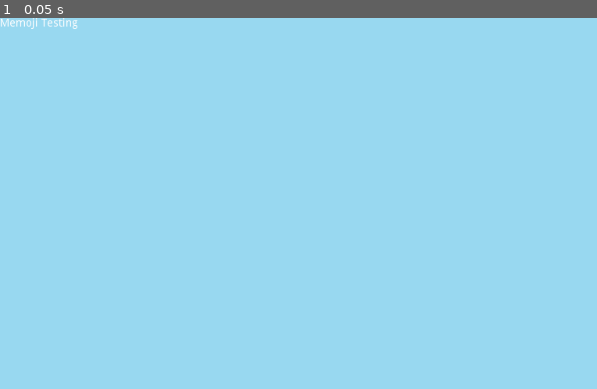
Above: before the commit, frame 1.
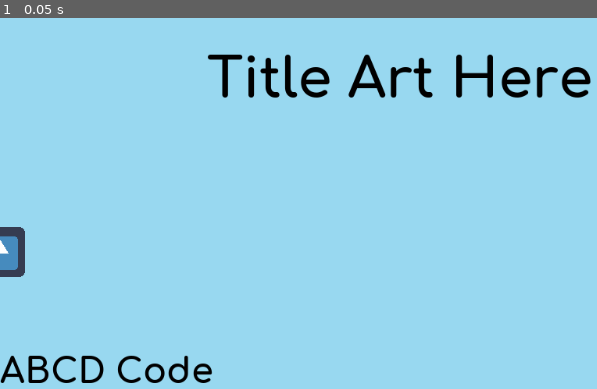
Above: after the commit, the same moment.

Repository: jmpoholarz/Memoji
Game: Godot game, scene res://LobbyDisplays/LobbyScreen.tscn
Same seed, same stepped clock (60 frames per second), same inputs: the game is played once before the commit and once after it. The project has no main scene, so this scene is started directly. The engine's default icon, where the game draws it, is replaced by a stand-in: a white triangle on a blue panel in a dark square.
Inputs:
- Up to frame 1 (0.05 s): no input

The runs differ from the first frame. In frame 1, 4.0% of the frame differs, in the area x 0-99%, y 0-99%.

Commit message:
more stuff

Diff:
--- a/MemojiHost/LobbyDisplays/LobbyScreen.tscn
+++ b/MemojiHost/LobbyDisplays/LobbyScreen.tscn
@@ -1,4 +1,28 @@
-[gd_scene format=2]
+[gd_scene load_steps=6 format=2]
+
+[ext_resource path="res://icon.png" type="Texture" id=1]
+[ext_resource path="res://Assets/font/Comfortaa-Bold.ttf" type="DynamicFontData" id=2]
+
+[sub_resource type="DynamicFontData" id=1]
+
+hinting = 2
+font_path = "res://Assets/font/Comfortaa-Bold.ttf"
+
+[sub_resource type="DynamicFont" id=2]
+
+size = 70
+use_mipmaps = false
+use_filter = false
+font_data = SubResource( 1 )
+_sections_unfolded = [ "Font", "Font/fallback", "Settings" ]
+
+[sub_resource type="DynamicFont" id=3]
+
+size = 45
+use_mipmaps = false
+use_filter = false
+font_data = ExtResource( 2 )
+_sections_unfolded = [ "Font", "Settings" ]
 
 [node name="LobbyScreen" type="Node2D" index="0"]
 
@@ -27,7 +51,7 @@
 color = Color( 0.597173, 0.847398, 0.945312, 1 )
 _sections_unfolded = [ "Rect", "Visibility" ]
 
-[node name="CanvasLayer" type="CanvasLayer" parent="." index="1"]
+[node name="Foreground" type="CanvasLayer" parent="." index="1"]
 
 layer = 1
 offset = Vector2( 0, 0 )
@@ -35,53 +59,107 @@
 scale = Vector2( 1, 1 )
 transform = Transform2D( 1, 0, 0, 1, 0, 0 )
 
-[node name="Title" type="Label" parent="CanvasLayer" index="0"]
-
-anchor_left = 0.0
-anchor_top = 0.0
-anchor_right = 0.0
-anchor_bottom = 0.0
-margin_right = 99.0
-margin_bottom = 31.0
+[node name="CenterContainer" type="CenterContainer" parent="Foreground" index="0"]
+
+anchor_left = 0.0
+anchor_top = 0.0
+anchor_right = 0.0
+anchor_bottom = 0.0
+margin_top = 30.0
+margin_right = 1024.0
+margin_bottom = 130.0
+rect_pivot_offset = Vector2( 0, 0 )
+rect_clip_content = false
+mouse_filter = 0
+mouse_default_cursor_shape = 0
+size_flags_horizontal = 1
+size_flags_vertical = 1
+use_top_left = false
+_sections_unfolded = [ "Rect" ]
+
+[node name="Title" type="Label" parent="Foreground/CenterContainer" index="0"]
+
+anchor_left = 0.0
+anchor_top = 0.0
+anchor_right = 0.0
+anchor_bottom = 0.0
+margin_left = 265.0
+margin_top = 10.0
+margin_right = 758.0
+margin_bottom = 89.0
 rect_pivot_offset = Vector2( 0, 0 )
 rect_clip_content = false
 mouse_filter = 2
 mouse_default_cursor_shape = 0
 size_flags_horizontal = 1
 size_flags_vertical = 4
-text = "Memoji Testing"
+custom_fonts/font = SubResource( 2 )
+custom_colors/font_color = Color( 0, 0, 0, 1 )
+text = "Title Art Here"
 percent_visible = 1.0
 lines_skipped = 0
 max_lines_visible = -1
-_sections_unfolded = [ "Rect", "custom_fonts" ]
-
-[node name="Statuses" type="VBoxContainer" parent="CanvasLayer" index="1"]
-
-anchor_left = 0.0
-anchor_top = 0.0
-anchor_right = 0.0
-anchor_bottom = 0.0
-margin_left = 100.0
+_sections_unfolded = [ "Mouse", "Rect", "custom_constants", "custom_fonts" ]
+
+[node name="StartButton" type="Node2D" parent="Foreground" index="1"]
+
+[node name="Content" type="VBoxContainer" parent="Foreground" index="2"]
+
+anchor_left = 0.0
+anchor_top = 0.0
+anchor_right = 0.0
+anchor_bottom = 0.0
 margin_top = 300.0
-margin_right = 924.0
+margin_right = 1024.0
 margin_bottom = 424.0
-rect_pivot_offset = Vector2( 0, 0 )
-rect_clip_content = false
-mouse_filter = 1
-mouse_default_cursor_shape = 0
-size_flags_horizontal = 1
-size_flags_vertical = 1
-alignment = 0
-_sections_unfolded = [ "Rect" ]
-
-[node name="PlayerStatus" type="HBoxContainer" parent="CanvasLayer/Statuses" index="0"]
-
-editor/display_folded = true
-anchor_left = 0.0
-anchor_top = 0.0
-anchor_right = 0.0
-anchor_bottom = 0.0
-margin_right = 824.0
+rect_min_size = Vector2( 1024, 0 )
+rect_pivot_offset = Vector2( 0, 0 )
+rect_clip_content = false
+mouse_filter = 1
+mouse_default_cursor_shape = 0
+size_flags_horizontal = 1
+size_flags_vertical = 1
+alignment = 0
+_sections_unfolded = [ "Rect" ]
+
+[node name="TopLine" type="HBoxContainer" parent="Foreground/Content" index="0"]
+
+anchor_left = 0.0
+anchor_top = 0.0
+anchor_right = 0.0
+anchor_bottom = 0.0
+margin_right = 1024.0
+margin_bottom = 124.0
+rect_pivot_offset = Vector2( 0, 0 )
+rect_clip_content = false
+mouse_filter = 1
+mouse_default_cursor_shape = 0
+size_flags_horizontal = 1
+size_flags_vertical = 1
+alignment = 0
+
+[node name="Statuses" type="VBoxContainer" parent="Foreground/Content/TopLine" index="0"]
+
+anchor_left = 0.0
+anchor_top = 0.0
+anchor_right = 0.0
+anchor_bottom = 0.0
+margin_bottom = 124.0
+rect_pivot_offset = Vector2( 0, 0 )
+rect_clip_content = false
+mouse_filter = 1
+mouse_default_cursor_shape = 0
+size_flags_horizontal = 1
+size_flags_vertical = 1
+alignment = 0
+_sections_unfolded = [ "Rect" ]
+
+[node name="PlayerStatus" type="HBoxContainer" parent="Foreground/Content/TopLine/Statuses" index="0"]
+
+anchor_left = 0.0
+anchor_top = 0.0
+anchor_right = 0.0
+anchor_bottom = 0.0
 margin_bottom = 60.0
 rect_min_size = Vector2( 0, 60 )
 rect_pivot_offset = Vector2( 0, 0 )
@@ -93,7 +171,7 @@
 alignment = 0
 _sections_unfolded = [ "Rect" ]
 
-[node name="P1" type="VBoxContainer" parent="CanvasLayer/Statuses/PlayerStatus" index="0"]
+[node name="P1" type="VBoxContainer" parent="Foreground/Content/TopLine/Statuses/PlayerStatus" index="0"]
 
 anchor_left = 0.0
 anchor_top = 0.0
@@ -108,15 +186,36 @@
 size_flags_vertical = 1
 alignment = 0
 
-[node name="Avatar" type="Sprite" parent="CanvasLayer/Statuses/PlayerStatus/P1" index="0"]
-
-[node name="Name" type="Label" parent="CanvasLayer/Statuses/PlayerStatus/P1" index="1"]
-
-anchor_left = 0.0
-anchor_top = 0.0
-anchor_right = 0.0
-anchor_bottom = 0.0
-margin_bottom = 14.0
+[node name="TextureRect" type="TextureRect" parent="Foreground/Content/TopLine/Statuses/PlayerStatus/P1" index="0"]
+
+anchor_left = 0.0
+anchor_top = 0.0
+anchor_right = 0.0
+anchor_bottom = 0.0
+margin_right = 40.0
+margin_bottom = 40.0
+rect_pivot_offset = Vector2( 0, 0 )
+rect_clip_content = false
+mouse_filter = 1
+mouse_default_cursor_shape = 0
+size_flags_horizontal = 1
+size_flags_vertical = 1
+stretch_mode = 0
+_sections_unfolded = [ "Rect" ]
+
+[node name="Avatar" type="Sprite" parent="Foreground/Content/TopLine/Statuses/PlayerStatus/P1/TextureRect" index="0"]
+
+texture = ExtResource( 1 )
+_sections_unfolded = [ "Offset", "Region" ]
+
+[node name="Name" type="Label" parent="Foreground/Content/TopLine/Statuses/PlayerStatus/P1" index="1"]
+
+anchor_left = 0.0
+anchor_top = 0.0
+anchor_right = 0.0
+anchor_bottom = 0.0
+margin_top = 4.0
+margin_bottom = 18.0
 rect_pivot_offset = Vector2( 0, 0 )
 rect_clip_content = false
 mouse_filter = 2
@@ -127,97 +226,59 @@
 lines_skipped = 0
 max_lines_visible = -1
 
-[node name="P2" type="VBoxContainer" parent="CanvasLayer/Statuses/PlayerStatus" index="1"]
-
-anchor_left = 0.0
-anchor_top = 0.0
-anchor_right = 0.0
-anchor_bottom = 0.0
-margin_left = 4.0
-margin_right = 4.0
-margin_bottom = 60.0
-rect_pivot_offset = Vector2( 0, 0 )
-rect_clip_content = false
-mouse_filter = 1
-mouse_default_cursor_shape = 0
-size_flags_horizontal = 1
-size_flags_vertical = 1
-alignment = 0
-
-[node name="Avatar" type="Sprite" parent="CanvasLayer/Statuses/PlayerStatus/P2" index="0"]
-
-[node name="Name" type="Label" parent="CanvasLayer/Statuses/PlayerStatus/P2" index="1"]
-
-anchor_left = 0.0
-anchor_top = 0.0
-anchor_right = 0.0
-anchor_bottom = 0.0
-margin_bottom = 14.0
+[node name="AudienceStatus" type="HBoxContainer" parent="Foreground/Content/TopLine/Statuses" index="1"]
+
+anchor_left = 0.0
+anchor_top = 0.0
+anchor_right = 0.0
+anchor_bottom = 0.0
+margin_top = 64.0
+margin_bottom = 124.0
+rect_min_size = Vector2( 0, 60 )
+rect_pivot_offset = Vector2( 0, 0 )
+rect_clip_content = false
+mouse_filter = 1
+mouse_default_cursor_shape = 0
+size_flags_horizontal = 1
+size_flags_vertical = 1
+alignment = 0
+_sections_unfolded = [ "Margin", "Rect" ]
+
+[node name="BottomLine" type="HBoxContainer" parent="Foreground/Content" index="1"]
+
+anchor_left = 0.0
+anchor_top = 0.0
+anchor_right = 0.0
+anchor_bottom = 0.0
+margin_top = 128.0
+margin_right = 1024.0
+margin_bottom = 179.0
+rect_pivot_offset = Vector2( 0, 0 )
+rect_clip_content = false
+mouse_filter = 1
+mouse_default_cursor_shape = 0
+size_flags_horizontal = 1
+size_flags_vertical = 1
+alignment = 0
+
+[node name="ABCDcode" type="Label" parent="Foreground/Content/BottomLine" index="0"]
+
+anchor_left = 0.0
+anchor_top = 0.0
+anchor_right = 0.0
+anchor_bottom = 0.0
+margin_right = 273.0
+margin_bottom = 51.0
 rect_pivot_offset = Vector2( 0, 0 )
 rect_clip_content = false
 mouse_filter = 2
 mouse_default_cursor_shape = 0
 size_flags_horizontal = 1
 size_flags_vertical = 4
+custom_fonts/font = SubResource( 3 )
+custom_colors/font_color = Color( 0, 0, 0, 1 )
+text = "ABCD Code"
 percent_visible = 1.0
 lines_skipped = 0
 max_lines_visible = -1
-
-[node name="P3" type="VBoxContainer" parent="CanvasLayer/Statuses/PlayerStatus" index="2"]
-
-anchor_left = 0.0
-anchor_top = 0.0
-anchor_right = 0.0
-anchor_bottom = 0.0
-margin_left = 8.0
-margin_right = 8.0
-margin_bottom = 60.0
-rect_pivot_offset = Vector2( 0, 0 )
-rect_clip_content = false
-mouse_filter = 1
-mouse_default_cursor_shape = 0
-size_flags_horizontal = 1
-size_flags_vertical = 1
-alignment = 0
-
-[node name="Avatar" type="Sprite" parent="CanvasLayer/Statuses/PlayerStatus/P3" index="0"]
-
-[node name="Name" type="Label" parent="CanvasLayer/Statuses/PlayerStatus/P3" index="1"]
-
-anchor_left = 0.0
-anchor_top = 0.0
-anchor_right = 0.0
-anchor_bottom = 0.0
-margin_bottom = 14.0
-rect_pivot_offset = Vector2( 0, 0 )
-rect_clip_content = false
-mouse_filter = 2
-mouse_default_cursor_shape = 0
-size_flags_horizontal = 1
-size_flags_vertical = 4
-percent_visible = 1.0
-lines_skipped = 0
-max_lines_visible = -1
-
-[node name="AudienceStatus" type="HBoxContainer" parent="CanvasLayer/Statuses" index="1"]
-
-anchor_left = 0.0
-anchor_top = 0.0
-anchor_right = 0.0
-anchor_bottom = 0.0
-margin_top = 64.0
-margin_right = 824.0
-margin_bottom = 124.0
-rect_min_size = Vector2( 0, 60 )
-rect_pivot_offset = Vector2( 0, 0 )
-rect_clip_content = false
-mouse_filter = 1
-mouse_default_cursor_shape = 0
-size_flags_horizontal = 1
-size_flags_vertical = 1
-alignment = 0
-_sections_unfolded = [ "Margin", "Rect" ]
-
-[node name="ABCDcode" type="Node2D" parent="CanvasLayer" index="2"]
-
-[node name="StartButton" type="Node2D" parent="CanvasLayer" index="3"]
+_sections_unfolded = [ "Mouse", "Rect", "custom_constants", "custom_fonts" ]
--- a/MemojiHost/default_env.tres
+++ b/MemojiHost/default_env.tres
@@ -1,5 +1,100 @@
 [gd_resource type="Environment" load_steps=2 format=2]
+
 [sub_resource type="ProceduralSky" id=1]
+
+radiance_size = 4
+sky_top_color = Color( 0.0470588, 0.454902, 0.976471, 1 )
+sky_horizon_color = Color( 0.556863, 0.823529, 0.909804, 1 )
+sky_curve = 0.25
+sky_energy = 1.0
+ground_bottom_color = Color( 0.101961, 0.145098, 0.188235, 1 )
+ground_horizon_color = Color( 0.482353, 0.788235, 0.952941, 1 )
+ground_curve = 0.01
+ground_energy = 1.0
+sun_color = Color( 1, 1, 1, 1 )
+sun_latitude = 35.0
+sun_longitude = 0.0
+sun_angle_min = 1.0
+sun_angle_max = 100.0
+sun_curve = 0.05
+sun_energy = 16.0
+texture_size = 2
+
 [resource]
+
 background_mode = 2
 background_sky = SubResource( 1 )
+background_sky_custom_fov = 0.0
+background_color = Color( 0, 0, 0, 1 )
+background_energy = 1.0
+background_canvas_max_layer = 0
+ambient_light_color = Color( 0, 0, 0, 1 )
+ambient_light_energy = 1.0
+ambient_light_sky_contribution = 1.0
+fog_enabled = false
+fog_color = Color( 0.5, 0.6, 0.7, 1 )
+fog_sun_color = Color( 1, 0.9, 0.7, 1 )
+fog_sun_amount = 0.0
+fog_depth_enabled = true
+fog_depth_begin = 10.0
+fog_depth_curve = 1.0
+fog_transmit_enabled = false
+fog_transmit_curve = 1.0
+fog_height_enabled = false
+fog_height_min = 0.0
+fog_height_max = 100.0
+fog_height_curve = 1.0
+tonemap_mode = 0
+tonemap_exposure = 1.0
+tonemap_white = 1.0
+auto_exposure_enabled = false
+auto_exposure_scale = 0.4
+auto_exposure_min_luma = 0.05
+auto_exposure_max_luma = 8.0
+auto_exposure_speed = 0.5
+ss_reflections_enabled = false
+ss_reflections_max_steps = 64
+ss_reflections_fade_in = 0.15
+ss_reflections_fade_out = 2.0
+ss_reflections_depth_tolerance = 0.2
+ss_reflections_roughness = true
+ssao_enabled = false
+ssao_radius = 1.0
+ssao_intensity = 1.0
+ssao_radius2 = 0.0
+ssao_intensity2 = 1.0
+ssao_bias = 0.01
+ssao_light_affect = 0.0
+ssao_color = Color( 0, 0, 0, 1 )
+ssao_quality = 0
+ssao_blur = 3
+ssao_edge_sharpness = 4.0
+dof_blur_far_enabled = false
+dof_blur_far_distance = 10.0
+dof_blur_far_transition = 5.0
+dof_blur_far_amount = 0.1
+dof_blur_far_quality = 1
+dof_blur_near_enabled = false
+dof_blur_near_distance = 2.0
+dof_blur_near_transition = 1.0
+dof_blur_near_amount = 0.1
+dof_blur_near_quality = 1
+glow_enabled = false
+glow_levels/1 = false
+glow_levels/2 = false
+glow_levels/3 = true
+glow_levels/4 = false
+glow_levels/5 = true
+glow_levels/6 = false
+glow_levels/7 = false
+glow_intensity = 0.8
+glow_strength = 1.0
+glow_bloom = 0.0
+glow_blend_mode = 2
+glow_hdr_threshold = 1.0
+glow_hdr_scale = 2.0
+glow_bicubic_upscale = false
+adjustment_enabled = false
+adjustment_brightness = 1.0
+adjustment_contrast = 1.0
+adjustment_saturation = 1.0
Binary file added: MemojiHost/Assets/font/Comfortaa-Bold.ttf
